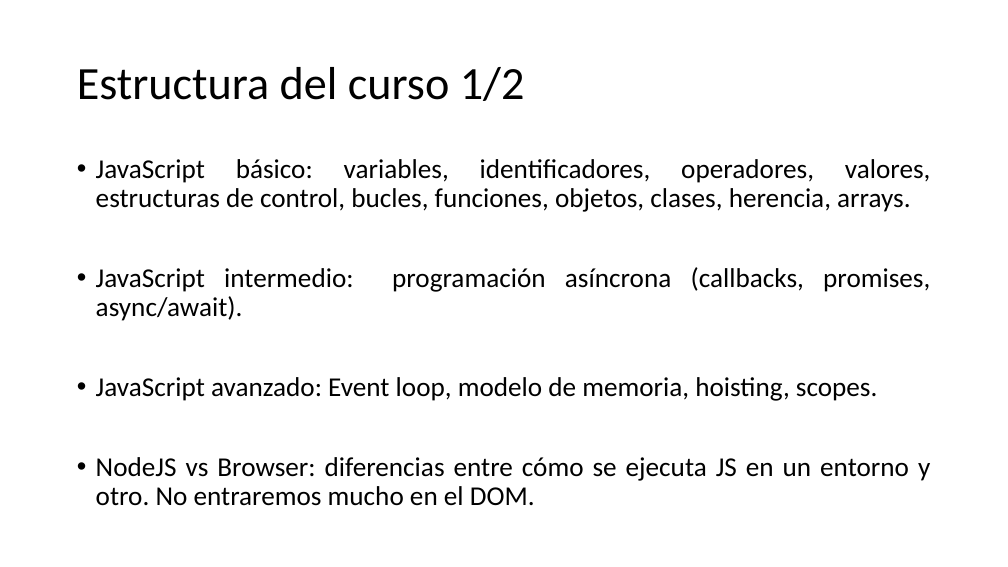
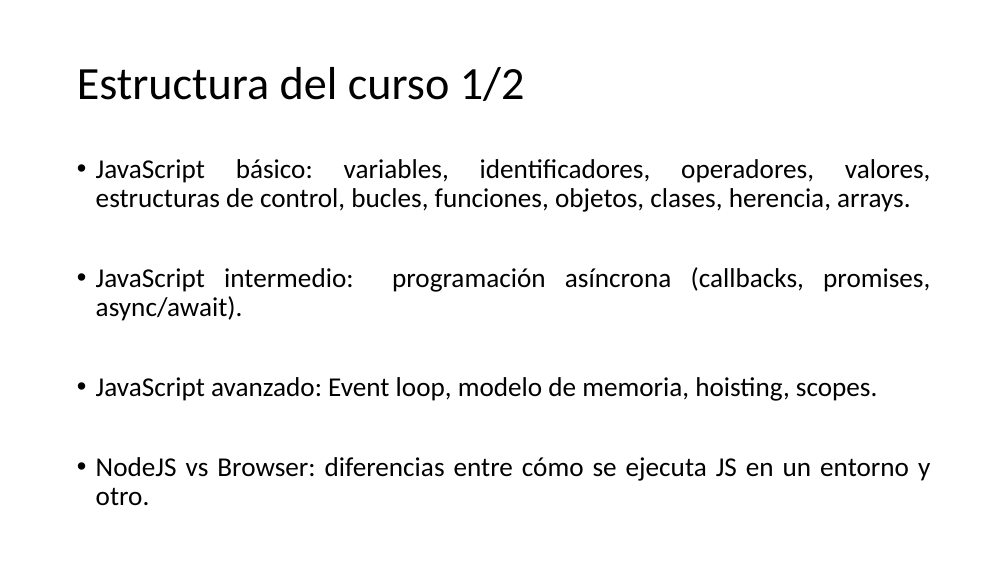
Before and after one commit to SarutobiKonohamaru/js_full_course, a slide deck: slide 2 of Presentacion.pptx. Drawn at 1008x567 pixels with LibreOffice and Linux fonts; fonts in the diff are those of the drawing. Boxes give left, top, right and bottom in pixels: in the first picture for what was removed or moved away, otherwise in the second. Text is boxed around its words. In the diff, an @@ line names an element or a change of style, - is before the commit and + after.

```diff
--- a/Presentacion.pptx
+++ b/Presentacion.pptx
@@ text at [96, 457, 930, 506]: text changed @@
-• NodeJS vs Browser: diferencias entre cómo se ejecuta JS en un entorno y otro. No entraremos mucho en el DOM.
+• NodeJS vs Browser: diferencias entre cómo se ejecuta JS en un entorno y otro.
```
Also in this commit, not shown: 1 other slide changed, 6 slides added.
